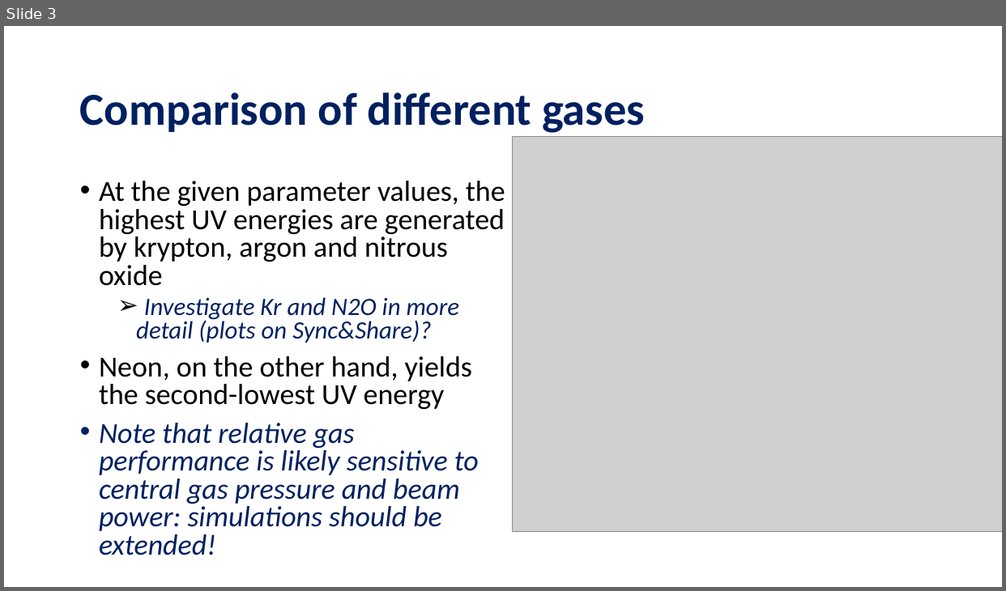
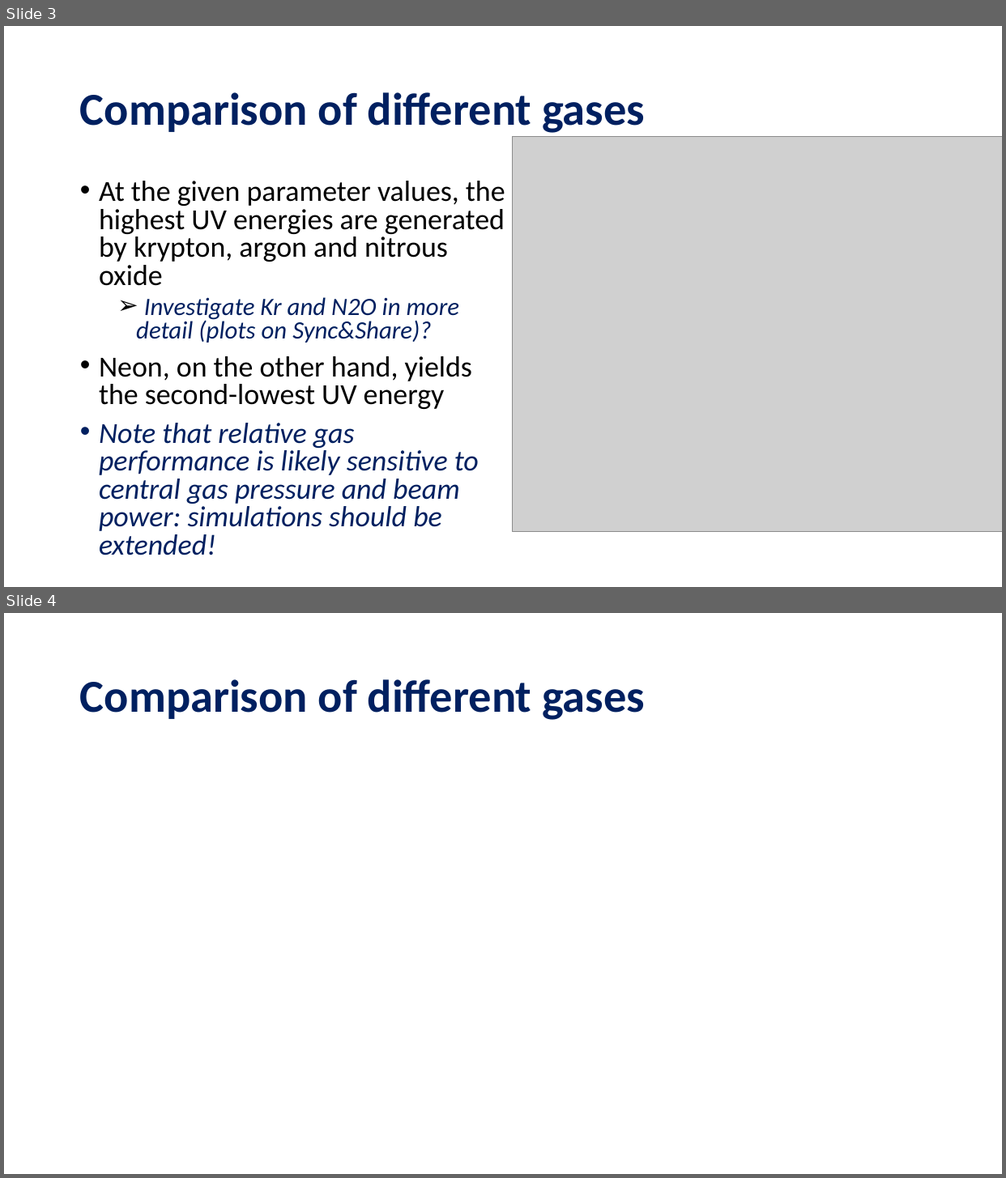
Before and after one commit to david-f-amorim/Simulating-THG-of-few-femtosecond-pulses-in-a-noble-gas-, a slide deck: presentations/DESY - Week 5.pptx. Shown one above the other, each under a label of ours: slide 3 before the commit, slides 3 and 4 after it. The pictures are 1006x591 and 1006x1178 pixels, drawn with LibreOffice and Linux fonts; fonts in the diff are those of the drawing; grey boxes stand for pictures. Boxes give left, top, right and bottom in pixels: in the first picture for what was removed or moved away, otherwise in the second. Text is boxed around its words. In the diff, an @@ line names an element or a change of style, - is before the commit and + after.

```diff
--- a/presentations/DESY - Week 5.pptx
+++ b/presentations/DESY - Week 5.pptx
@@ slide 4 added at box(4, 613, 1002, 1174), background #FFFFFF @@
@@ title added at box(80, 679, 645, 720), 44 pt, text #002060, bold @@
+Comparison of different gases
```
Also in this commit, not shown: 12 other files.
